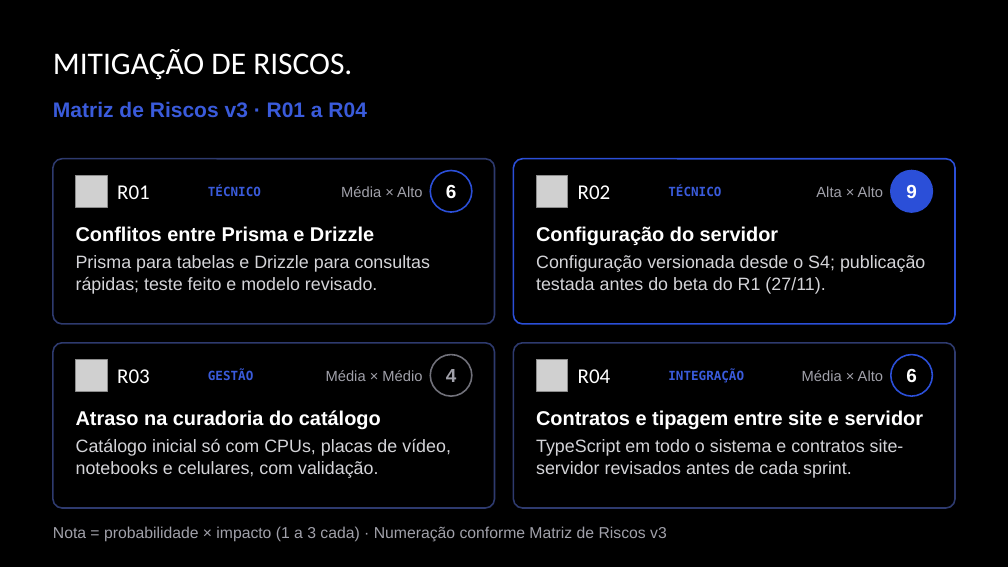
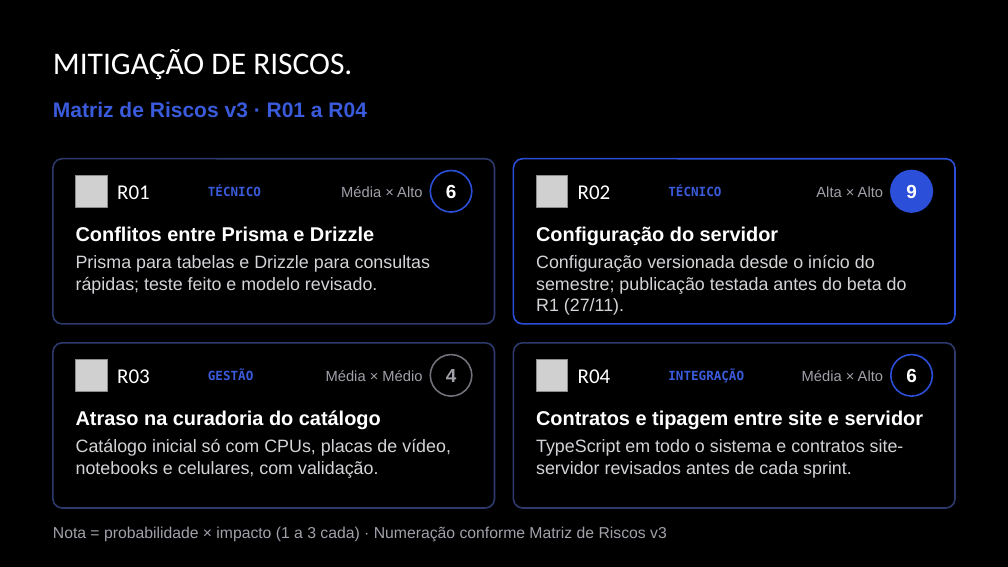
Before and after one commit to victor-lis-bronzo/gestao_empresarial_4sem, a slide deck: slide 21 of apresentacao_final/entregaveis/Gestão - HardDex v3.pptx. Drawn at 1008x567 pixels with LibreOffice and Linux fonts; fonts in the diff are those of the drawing; grey boxes stand for pictures. Boxes give left, top, right and bottom in pixels: in the first picture for what was removed or moved away, otherwise in the second. Text is boxed around its words. In the diff, an @@ line names an element or a change of style, - is before the commit and + after.

```diff
--- a/apresentacao_final/entregaveis/Gestão - HardDex v3.pptx
+++ b/apresentacao_final/entregaveis/Gestão - HardDex v3.pptx
@@ text at box(536, 255, 907, 315): text changed @@
-Configuração versionada desde o S4; publicação testada antes do beta do R1 (27/11).
+Configuração versionada desde o início do semestre; publicação testada antes do beta do R1 (27/11).
```
Also in this commit, not shown: 9 other slides changed, 9 other files.
